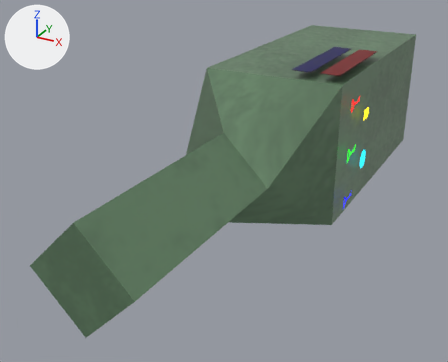
Before and after pictures for a commit that changed the glTF model assets/player_gun.glb.
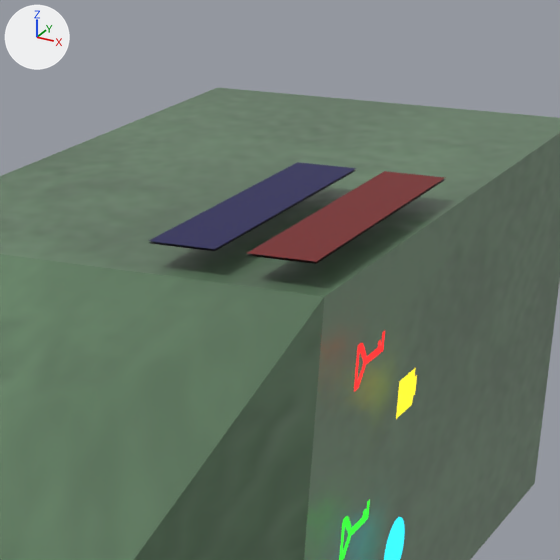
There are two pictures of each version: one whole from a camera (50 mm lens) standing at (3.41, -9.52, 3.07) and looking at (-0.44, -2.51, -0.44), one close up on the part from 55% to 92% of the width and 0% to 45% of the height. The axes (+X, +Y, +Z) are drawn at upper left. The lights are the same throughout. Where no turn or scale is listed for an object, it has been applied to the vertices.

The first close-up shows 'Cube', 'EnergyBar', 'HealthBar'.
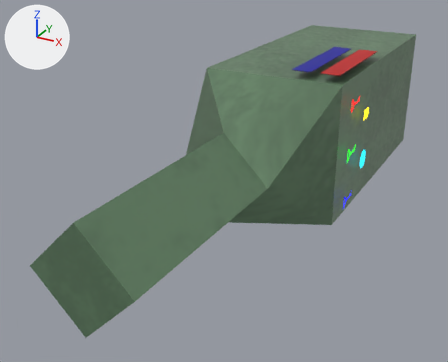
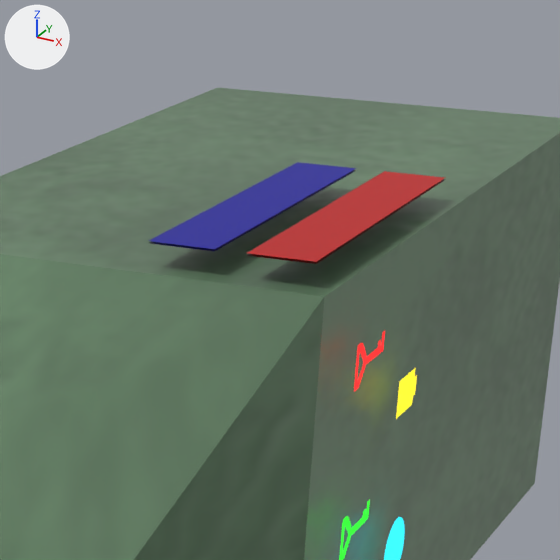
Location of each change, (x1, y1, x2, y2) in pixels of the close-ups (560 x 560 px):
```json
{"object": "HealthBar", "change": "recoloured, surface changed", "before": [247, 171, 445, 262], "after": [247, 171, 445, 262]}
{"object": "EnergyBar", "change": "recoloured, surface changed", "before": [149, 162, 356, 249], "after": [149, 162, 356, 249]}
```

Edits to the scene script, one JSON object a line:
```json
{"op": "add", "block": "mat_healthbar", "code": "mat_healthbar.emission_strength = 1.0"}
{"op": "add", "block": "mat_healthbar", "code": "mat_healthbar.emission_color = (0.274, 0.000804, 0.0)  # red #8f0300"}
{"op": "add", "block": "mat_energybar", "code": "mat_energybar.emission_strength = 1.0"}
{"op": "add", "block": "mat_energybar", "code": "mat_energybar.emission_color = (0.0, 0.0000991, 0.196)  # dark blue #00007a"}
```
